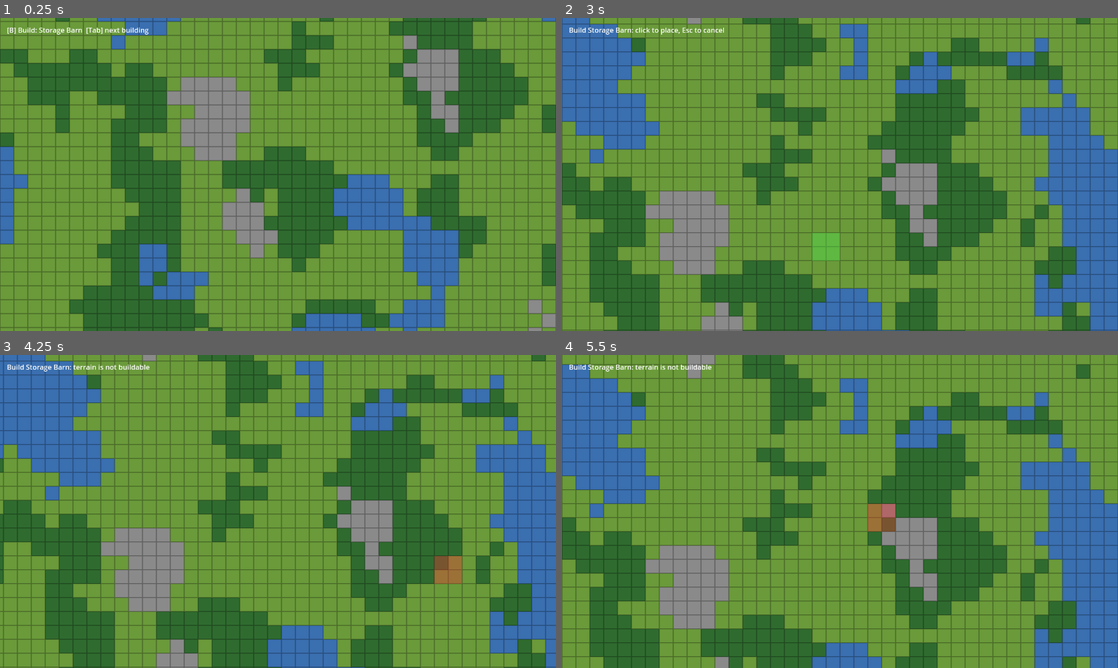
Above: before the commit, frames 1-4 (two rows, left to right).
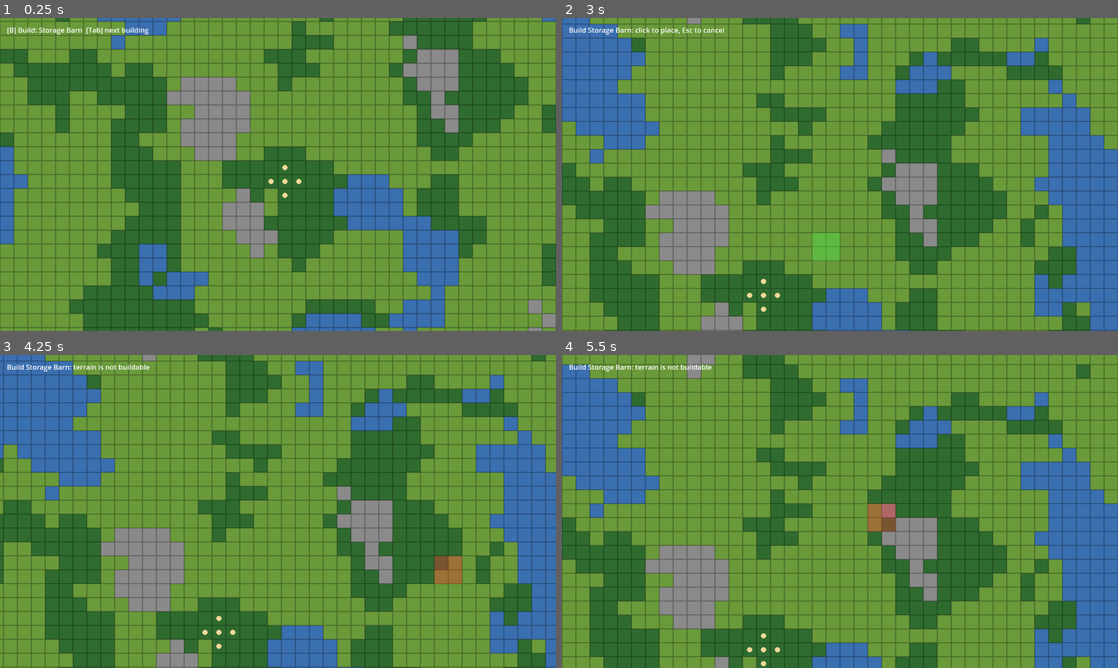
Above: after the commit, the same moments.

Repository: GrindelfP/KingdomYouth
Game: Godot game, scene res://scenes/world/world.tscn
Same seed, same stepped clock (60 frames per second), same inputs: the game is played once before the commit and once after it.
Inputs (mouse positions are in pixels of both pictures, inside the frame that each line leads up to):
- Up to frame 1 (0.25 s): no input
- Up to frame 2 (3 s): tap Enter at 0.5, 2, 2.75 s; move the mouse to (962, 158) at 0.52 s; hold Tab (build_cycle) 0.53-1.28 s; tap Space at 1.25 s; move the mouse to (728, 190) at 1.27 s; tap B (build_toggle) at 1.35 s; move the mouse to (895, 105) at 2.02 s; hold Middle mouse button (camera_drag) 2.03-2.78 s; move the mouse to (812, 237) at 2.77 s; tap S (camera_pan_down) at 2.85 s
- Up to frame 3 (4.25 s): tap Enter at 3.5 s; move the mouse to (444, 558) at 3.52 s; tap A (camera_pan_left) at 3.6 s
- Up to frame 4 (5.5 s): tap Space at 4.25 s; move the mouse to (673, 464) at 4.27 s; tap D (camera_pan_right) at 4.35 s; move the mouse to (867, 511) at 5.02 s; tap W (camera_pan_up) at 5.1 s

The runs differ from the first frame. In frame 1, less than 0.1% of the frame differs, in the area x 48-55%, y 46-58%; in frame 2, less than 0.1%, in the area x 33-40%, y 83-94%; in frame 3, less than 0.1%; in frame 4, less than 0.1%.

Commit message:
[FEATURE] add settler movement with AStar2D pathfinding and starting settlers
Co-Authored-By: Claude Haiku 5.5 <noreply@anthropic.com>

Diff:
--- a/scenes/world/world.tscn
+++ b/scenes/world/world.tscn
@@ -4,6 +4,8 @@
 [ext_resource type="TileSet" path="res://resources/terrain_tileset.tres" id="2_tiles"]
 [ext_resource type="Script" uid="uid://dj5rw627i0hig" path="res://scripts/world/camera_controller.gd" id="3_camera"]
 [ext_resource type="Script" path="res://scripts/buildings/build_controller.gd" id="4_build"]
+[ext_resource type="Script" path="res://scripts/world/grid_pathfinder.gd" id="5_pathfinder"]
+[ext_resource type="Script" path="res://scripts/entities/settler_manager.gd" id="6_settlers"]
 
 [node name="World" type="Node2D"]
 script = ExtResource("1_grid")
@@ -14,8 +16,14 @@
 [node name="Camera" type="Camera2D" parent="."]
 script = ExtResource("3_camera")
 
+[node name="Pathfinder" type="Node" parent="."]
+script = ExtResource("5_pathfinder")
+
 [node name="Buildings" type="Node2D" parent="."]
 script = ExtResource("4_build")
+
+[node name="Settlers" type="Node2D" parent="."]
+script = ExtResource("6_settlers")
 
 [node name="UI" type="CanvasLayer" parent="."]
 
--- /dev/null
+++ b/scripts/entities/settler.gd
@@ -0,0 +1,74 @@
+class_name Settler
+extends Node2D
+
+signal arrived(grid_pos: Vector2i)
+signal path_failed(grid_pos: Vector2i)
+
+const SPEED_TILES_PER_SECOND := 3.0
+const RADIUS := 6.0
+const COLOR := Color(0.95, 0.85, 0.6)
+
+var _world: WorldGrid
+var _pathfinder: GridPathfinder
+var _last_cell := Vector2i.ZERO
+var _destination := Vector2i.ZERO
+var _path: Array[Vector2i] = []
+var _moving := false
+
+
+func setup(world: WorldGrid, pathfinder: GridPathfinder, grid_pos: Vector2i) -> void:
+	_world = world
+	_pathfinder = pathfinder
+	_last_cell = grid_pos
+	global_position = world.grid_to_world(grid_pos)
+
+
+func get_grid_pos() -> Vector2i:
+	return _last_cell
+
+
+func is_moving() -> bool:
+	return _moving
+
+
+func move_to(grid_pos: Vector2i) -> bool:
+	_destination = grid_pos
+	_moving = true
+	return _replan()
+
+
+func _process(delta: float) -> void:
+	if not _moving:
+		return
+	if not _world.is_walkable(_path[0]):
+		_replan()
+		return
+	var target := _world.grid_to_world(_path[0])
+	global_position = global_position.move_toward(target, SPEED_TILES_PER_SECOND * _world.get_tile_size().x * delta)
+	if global_position == target:
+		_last_cell = _path.pop_front()
+		if _path.is_empty():
+			_arrive()
+
+
+func _draw() -> void:
+	draw_circle(Vector2.ZERO, RADIUS, COLOR)
+
+
+func _replan() -> bool:
+	var path := _pathfinder.find_path(_last_cell, _destination)
+	if path.is_empty():
+		_moving = false
+		_path.clear()
+		path_failed.emit(_destination)
+		return false
+	path.pop_front()
+	_path = path
+	if _path.is_empty():
+		_arrive()
+	return true
+
+
+func _arrive() -> void:
+	_moving = false
+	arrived.emit(_destination)
--- /dev/null
+++ b/scripts/entities/settler_manager.gd
@@ -0,0 +1,29 @@
+class_name SettlerManager
+extends Node2D
+
+const STARTING_SETTLER_COUNT := 5
+
+var _world: WorldGrid
+var _pathfinder: GridPathfinder
+
+
+func _ready() -> void:
+	_world = get_parent()
+	_pathfinder = get_parent().get_node("Pathfinder")
+	_world.map_generated.connect(_spawn_starting_settlers)
+
+
+func _spawn_starting_settlers() -> void:
+	var bounds := _world.get_map_bounds()
+	var center := bounds.get_center()
+	var cells: Array[Vector2i] = []
+	for x in range(bounds.position.x, bounds.end.x):
+		for y in range(bounds.position.y, bounds.end.y):
+			var grid_pos := Vector2i(x, y)
+			if _world.is_walkable(grid_pos):
+				cells.append(grid_pos)
+	cells.sort_custom(func(a: Vector2i, b: Vector2i) -> bool: return a.distance_squared_to(center) < b.distance_squared_to(center))
+	for i in mini(STARTING_SETTLER_COUNT, cells.size()):
+		var settler := Settler.new()
+		add_child(settler)
+		settler.setup(_world, _pathfinder, cells[i])
--- /dev/null
+++ b/scripts/world/grid_pathfinder.gd
@@ -0,0 +1,46 @@
+class_name GridPathfinder
+extends Node
+
+var _world: WorldGrid
+var _astar := AStar2D.new()
+
+
+func _ready() -> void:
+	_world = get_parent()
+	_world.map_generated.connect(_build)
+	_world.walkability_changed.connect(_on_walkability_changed)
+
+
+func find_path(from: Vector2i, to: Vector2i) -> Array[Vector2i]:
+	var path: Array[Vector2i] = []
+	if not (_world.is_in_bounds(from) and _world.is_in_bounds(to)):
+		return path
+	for point in _astar.get_point_path(_id(from), _id(to)):
+		path.append(Vector2i(point))
+	return path
+
+
+func _build() -> void:
+	_astar.clear()
+	var bounds := _world.get_map_bounds()
+	for x in range(bounds.position.x, bounds.end.x):
+		for y in range(bounds.position.y, bounds.end.y):
+			var cell := Vector2i(x, y)
+			_astar.add_point(_id(cell), Vector2(cell))
+			_astar.set_point_disabled(_id(cell), not _world.is_walkable(cell))
+	for x in range(bounds.position.x, bounds.end.x):
+		for y in range(bounds.position.y, bounds.end.y):
+			var cell := Vector2i(x, y)
+			if x + 1 < bounds.end.x:
+				_astar.connect_points(_id(cell), _id(cell + Vector2i.RIGHT))
+			if y + 1 < bounds.end.y:
+				_astar.connect_points(_id(cell), _id(cell + Vector2i.DOWN))
+
+
+func _on_walkability_changed(grid_pos: Vector2i) -> void:
+	if _world.is_in_bounds(grid_pos):
+		_astar.set_point_disabled(_id(grid_pos), not _world.is_walkable(grid_pos))
+
+
+func _id(grid_pos: Vector2i) -> int:
+	return grid_pos.x + grid_pos.y * _world.get_map_bounds().size.x
Not shown, added: scripts/entities/settler.gd.uid
Not shown, added: scripts/entities/settler_manager.gd.uid
Not shown, added: scripts/world/grid_pathfinder.gd.uid
Not shown, changed: docs/tickets/0005-building-placement-construction.md
Not shown, changed: docs/tickets/0006-settler-movement-pathfinding.md
